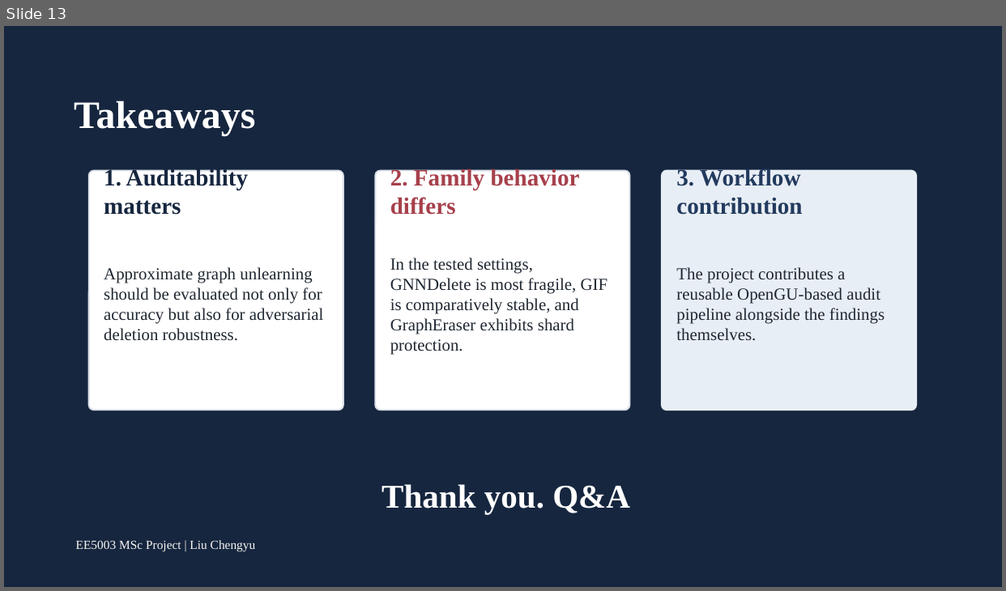
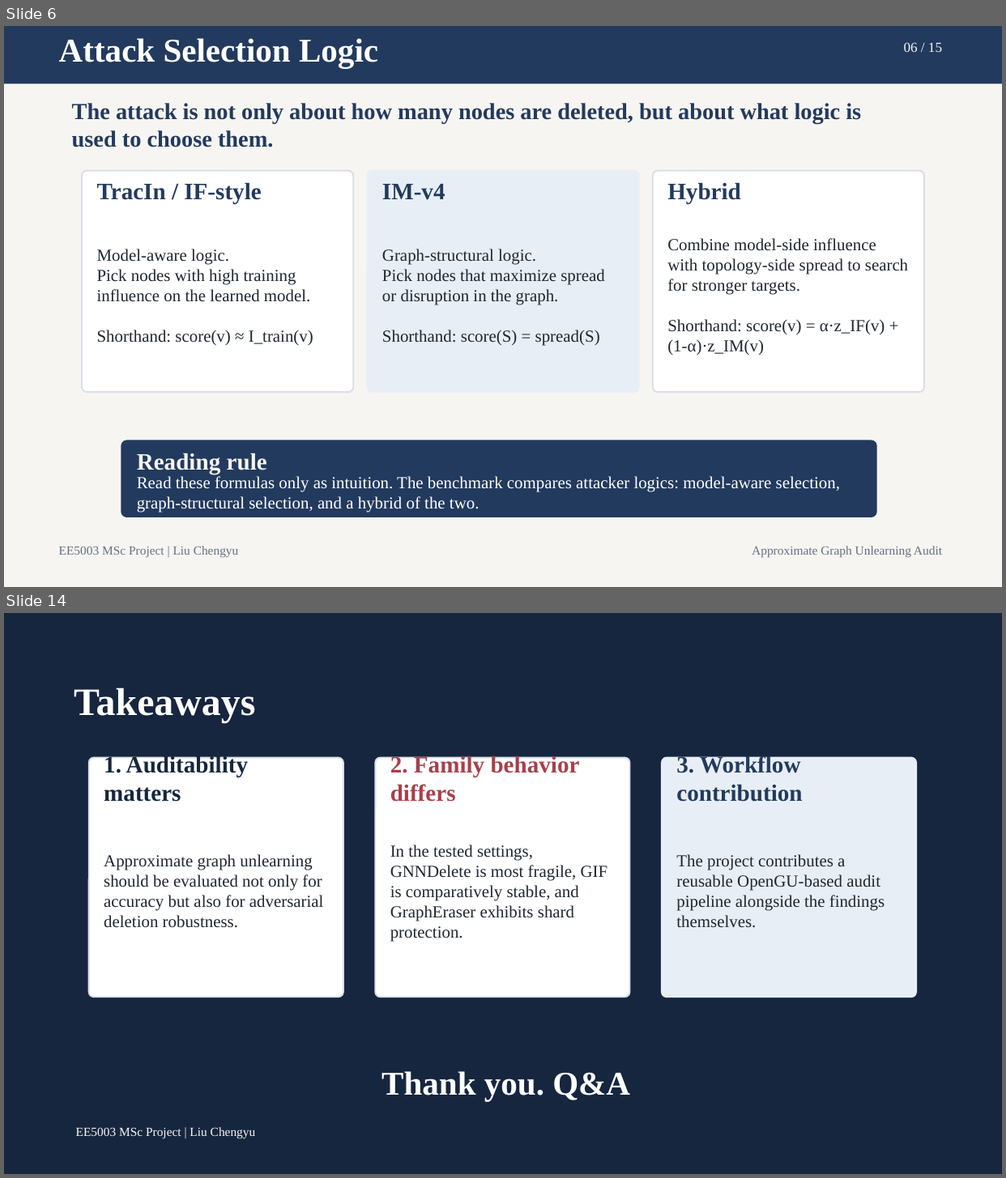
Before and after one commit to lelelelelelelelelelelelele/OpenGU, a slide deck: GULib-master/report/0417_5003report/ppt/out-test/final_15min_defense.pptx. Shown one above the other, each under a label of ours: slide 13 before the commit, slides 6 and 14 after it; the slides between them are not shown. The pictures are 1006x591 and 1006x1178 pixels, drawn with LibreOffice and Linux fonts; fonts in the diff are those of the drawing. Boxes give left, top, right and bottom in pixels: in the first picture for what was removed or moved away, otherwise in the second. Text is boxed around its words. In the diff, an @@ line names an element or a change of style, - is before the commit and + after.

```diff
--- a/GULib-master/report/0417_5003report/ppt/out-test/final_15min_defense.pptx
+++ b/GULib-master/report/0417_5003report/ppt/out-test/final_15min_defense.pptx
@@ slide 6 added at <box>4,26,1002,587</box>, background #F7F5F1 @@
@@ rectangle added at <box>4,26,1002,84</box>, fill #223A5E @@
@@ text added at <box>59,38,378,68</box>, 24 pt, text #FFFFFF, bold @@
+Attack Selection Logic
@@ text added at <box>904,42,942,52</box>, 10 pt, text #F7F5F1 @@
+06 / 15
@@ text added at <box>72,103,861,148</box>, 16.6 pt, text #223A5E, bold @@
+The attack is not only about how many nodes are deleted, but about what logic is used to choose them.
@@ rounded rectangle added at <box>82,171,353,392</box>, fill #FFFFFF, outline #D9DEE7 1.1 pt @@
@@ rounded rectangle added at <box>367,171,639,392</box>, fill #E8EEF5, outline #E8EEF5 1.1 pt @@
@@ rounded rectangle added at <box>653,171,924,392</box>, fill #FFFFFF, outline #D9DEE7 1.1 pt @@
@@ text added at <box>97,182,261,204</box>, 17 pt, text #223A5E, bold @@
+TracIn / IF-style
@@ text added at <box>382,184,445,200</box>, 17 pt, text #223A5E, bold @@
+IM-v4
@@ text added at <box>667,182,741,204</box>, 17 pt, text #223A5E, bold @@
+Hybrid
@@ text added at <box>667,238,908,355</box>, 12.2 pt, text #1E2630 @@
+Combine model-side influence with topology-side spread to search for stronger targets.
+Shorthand: score(v) = α·z_IF(v) + (1-α)·z_IM(v)
@@ text added at <box>97,249,313,345</box>, 12.2 pt, text #1E2630 @@
+Model-aware logic.
+Pick nodes with high training influence on the learned model.
+Shorthand: score(v) ≈ I_train(v)
@@ text added at <box>382,249,604,346</box>, 12.2 pt, text #1E2630 @@
+Graph-structural logic.
+Pick nodes that maximize spread or disruption in the graph.
+Shorthand: score(S) = spread(S)
@@ rounded rectangle added at <box>121,442,876,517</box>, fill #223A5E, outline #223A5E 1.1 pt @@
@@ text added at <box>137,453,267,475</box>, 17 pt, text #F7F5F1, bold @@
+Reading rule
@@ text added at <box>137,476,840,513</box>, 12.2 pt, text #FFFFFF @@
+Read these formulas only as intuition. The benchmark compares attacker logics: model-aware selection, graph-structural selection, and a hybrid of the two.
@@ text added at <box>59,546,239,558</box>, 9 pt, text #667085 @@
+EE5003 MSc Project | Liu Chengyu
@@ text added at <box>752,546,942,558</box>, 9 pt, text #667085 @@
+Approximate Graph Unlearning Audit
@@ what was slide 13 is now slide 14 @@
```
Also in this commit, not shown: 13 slides changed, 6 other files.
